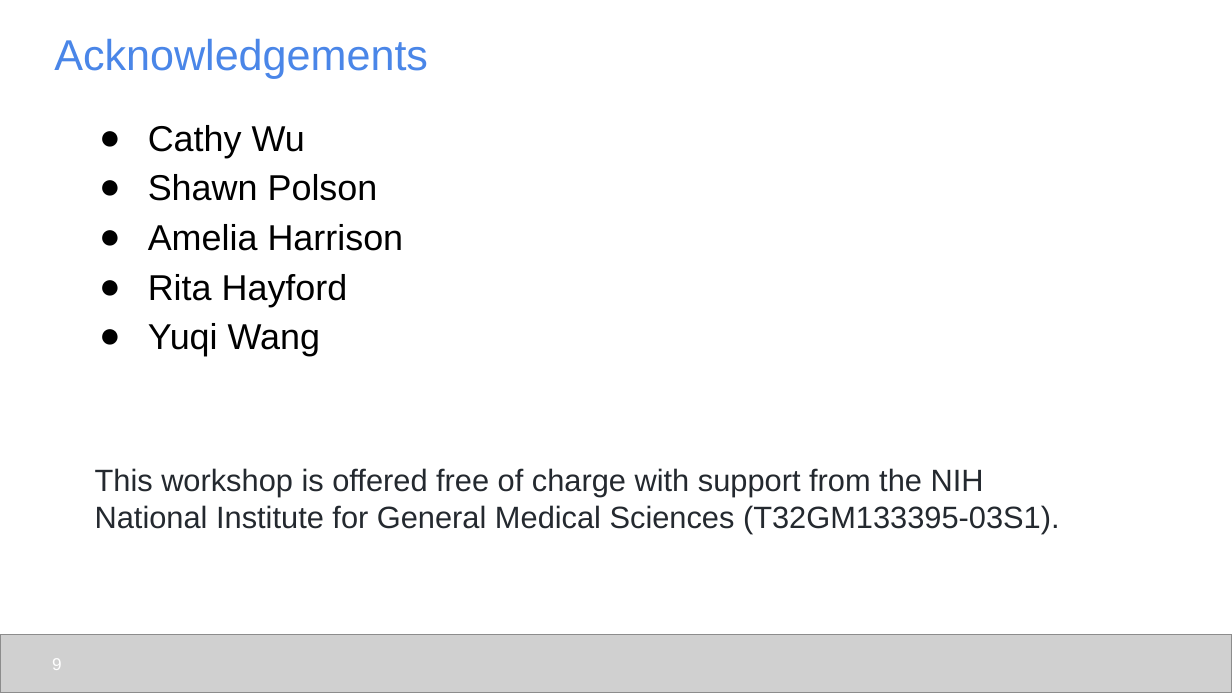
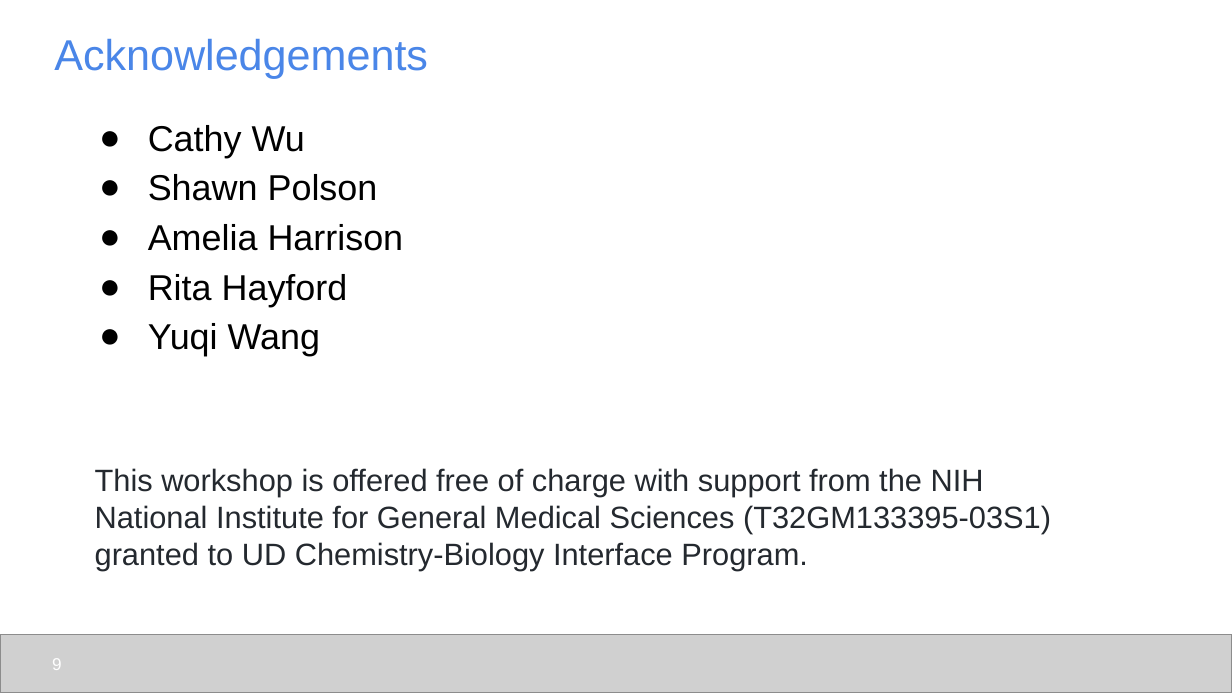
Before and after one commit to udel-cbcb/al_ml_workshop, a slide deck: slide 9 of Day_1/Lectures/Day_1_Introduction_to_Workshop.pptx. Drawn at 1232x693 pixels with LibreOffice and Linux fonts; fonts in the diff are those of the drawing; grey boxes stand for pictures. Boxes give left, top, right and bottom in pixels: in the first picture for what was removed or moved away, otherwise in the second. Text is boxed around its words. In the diff, an @@ line names an element or a change of style, - is before the commit and + after.

Commit message:
add CBI to acknowledgement slide

```diff
--- a/Day_1/Lectures/Day_1_Introduction_to_Workshop.pptx
+++ b/Day_1/Lectures/Day_1_Introduction_to_Workshop.pptx
@@ text at <box>95,468,1051,571</box>: text changed @@
-This workshop is offered free of charge with support from the NIH National Institute for General Medical Sciences (T32GM133395-03S1).
+This workshop is offered free of charge with support from the NIH National Institute for General Medical Sciences (T32GM133395-03S1) granted to UD Chemistry-Biology Interface Program.
```
Also in this commit, not shown: 1 other file.
